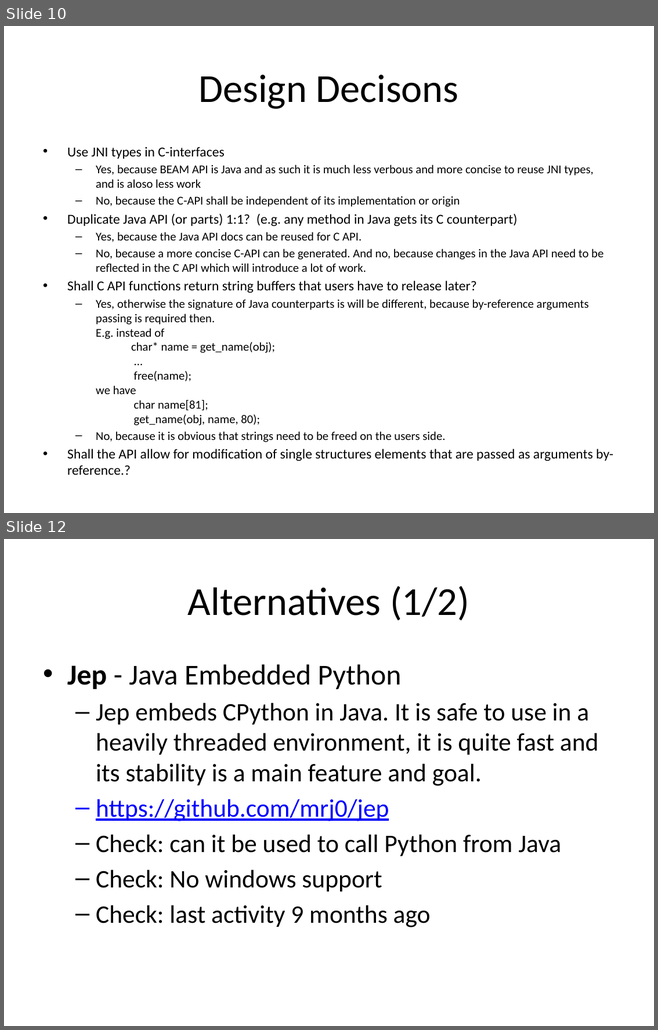
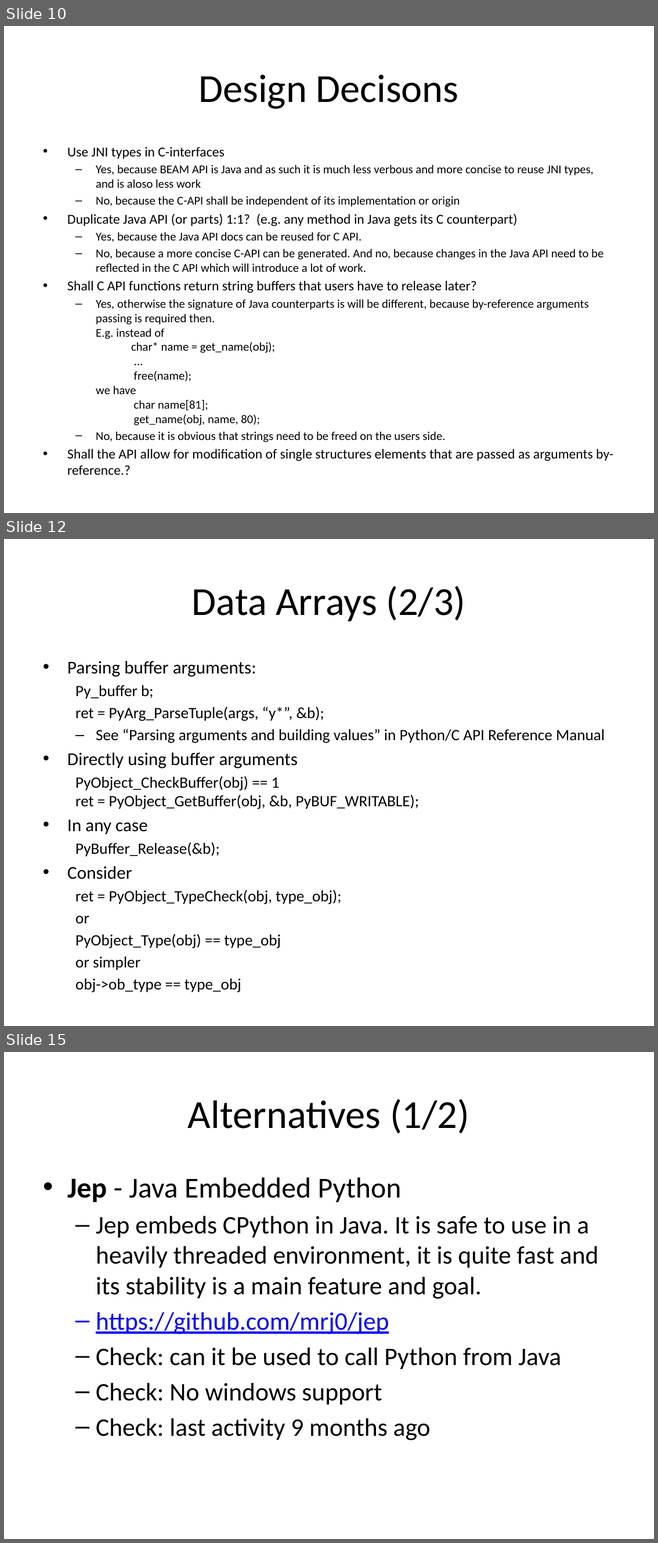
Before and after one commit to bcdev/beam-extapi, a slide deck: docs/beam-extapi.pptx. Shown one above the other, each under a label of ours: slides 10 and 12 before the commit, slides 10, 12 and 15 after it; the slides between them are not shown. The pictures are 658x1030 and 658x1543 pixels, drawn with LibreOffice and Linux fonts; fonts in the diff are those of the drawing. Boxes give left, top, right and bottom in pixels: in the first picture for what was removed or moved away, otherwise in the second. Text is boxed around its words. In the diff, an @@ line names an element or a change of style, - is before the commit and + after.

Commit message:
more about array buffers

```diff
--- a/docs/beam-extapi.pptx
+++ b/docs/beam-extapi.pptx
@@ slide 12 added at bbox=[4, 539, 654, 1026], background #FFFFFF @@
@@ title added at bbox=[192, 586, 465, 621], 44 pt, text #000000 @@
+Data Arrays (2/3)
@@ text added at bbox=[67, 661, 604, 971], 17.5 pt, text #000000 @@
+• Parsing buffer arguments:
+  Py_buffer b;
+  ret = PyArg_ParseTuple(args, “y*”, &b);
+  – See “Parsing arguments and building values” in Python/C API Reference Manual
+• Directly using buffer arguments
+  PyObject_CheckBuffer(obj) == 1
+  ret = PyObject_GetBuffer(obj, &b, PyBUF_WRITABLE);
+• In any case
+  PyBuffer_Release(&b);
+• Consider
+  ret = PyObject_TypeCheck(obj, type_obj);
+  or
+  PyObject_Type(obj) == type_obj
+  or simpler
+  obj->ob_type == type_obj
@@ what was slide 12 is now slide 15 @@
```
Also in this commit, not shown: 1 slide changed, 3 other slides added.
